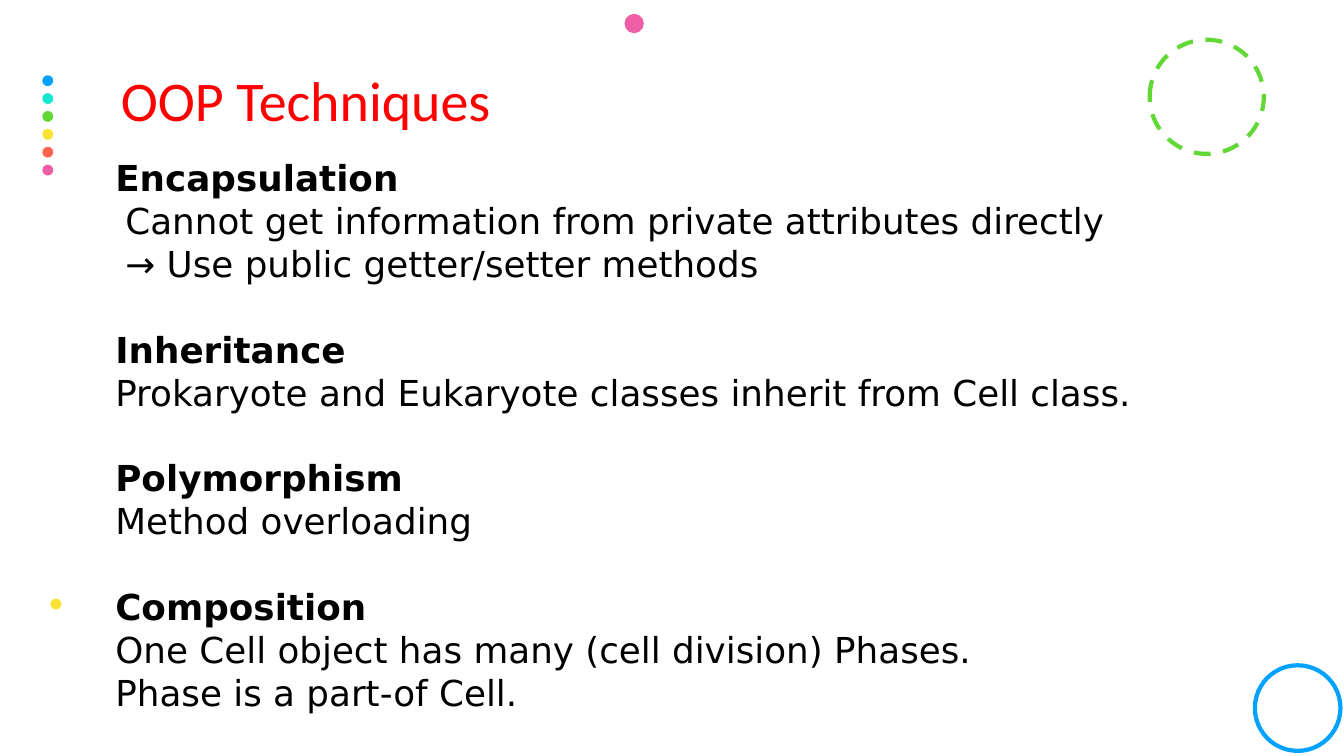
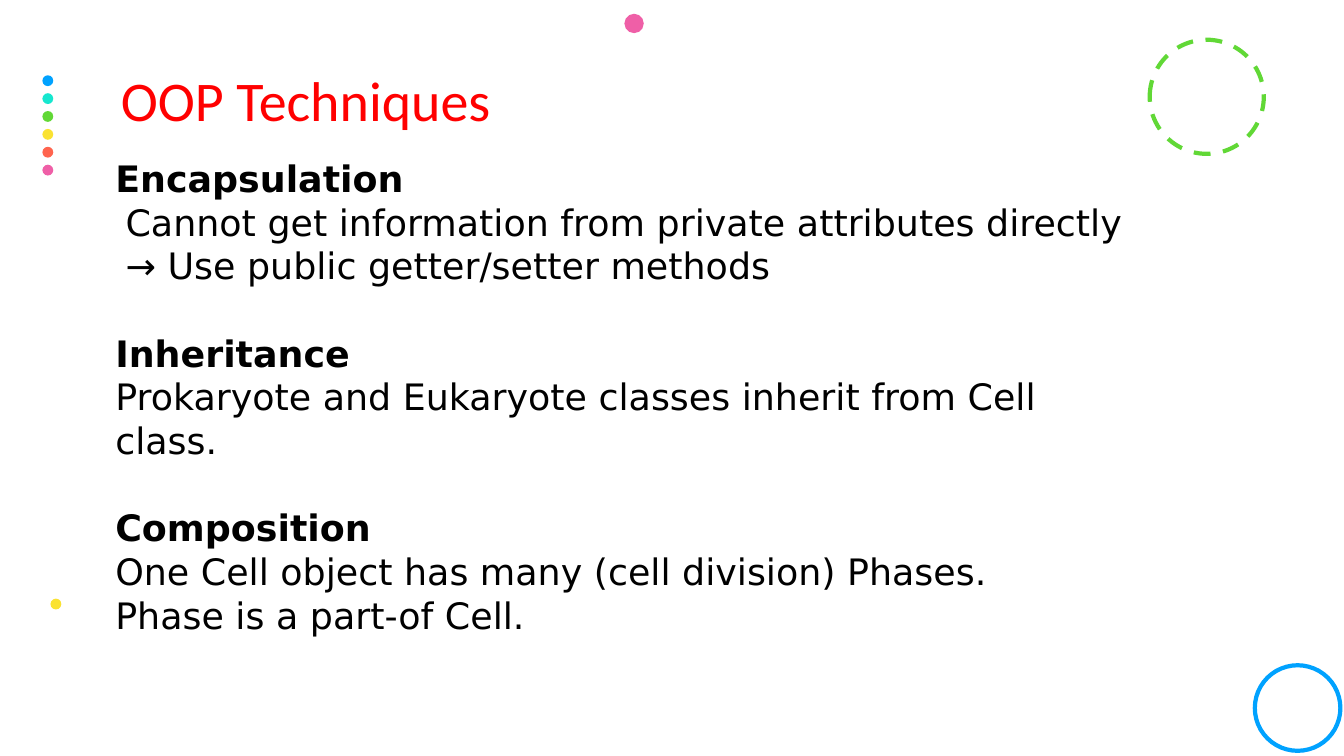
Before and after one commit to cuisinecometwot/OOLT.VN.20231-08, a slide deck: slide 7 of presentation/Group8-Topic6-slide.pptx. Drawn at 1344x756 pixels with LibreOffice and Linux fonts; fonts in the diff are those of the drawing. Boxes give left, top, right and bottom in pixels: in the first picture for what was removed or moved away, otherwise in the second. Text is boxed around its words. In the diff, an @@ line names an element or a change of style, - is before the commit and + after.

Commit message:
[HOTFIX] Correct OOP Techniques

```diff
--- a/presentation/Group8-Topic6-slide.pptx
+++ b/presentation/Group8-Topic6-slide.pptx
@@ text "Encapsulation" at (x1=115, y1=164, x2=1122, y2=636): size 25.5 to 26 pt @@
@@ text at (x1=115, y1=464, x2=472, y2=542): paragraphs removed @@
-Polymorphism
-Method overloading
```
